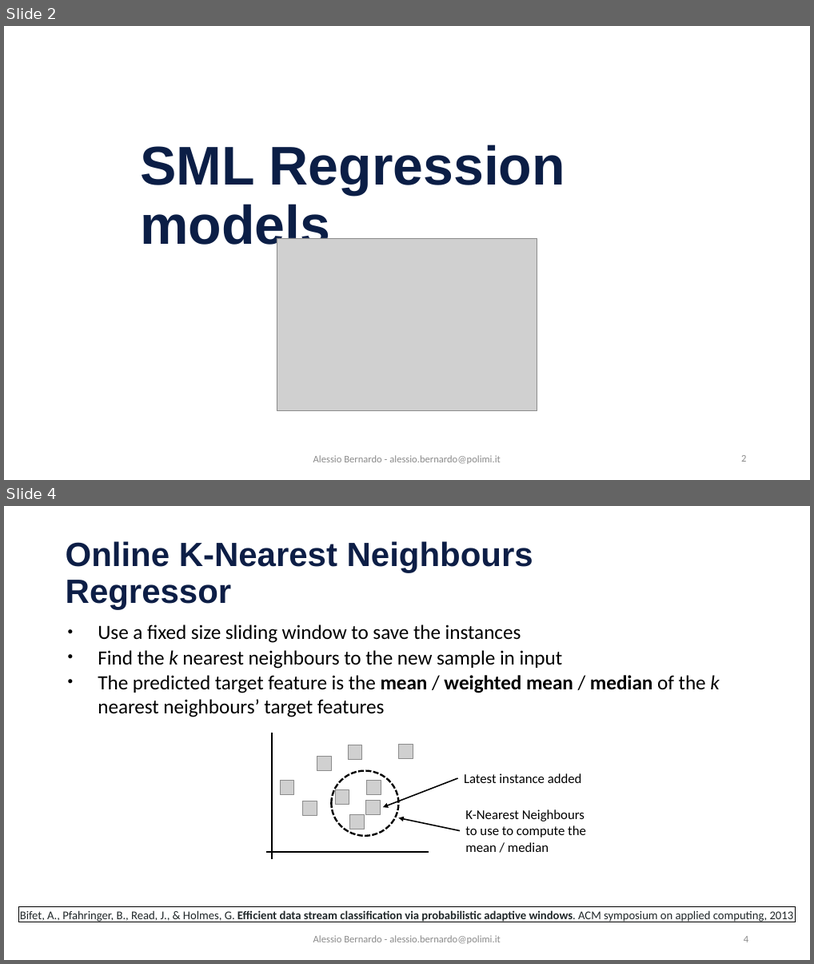
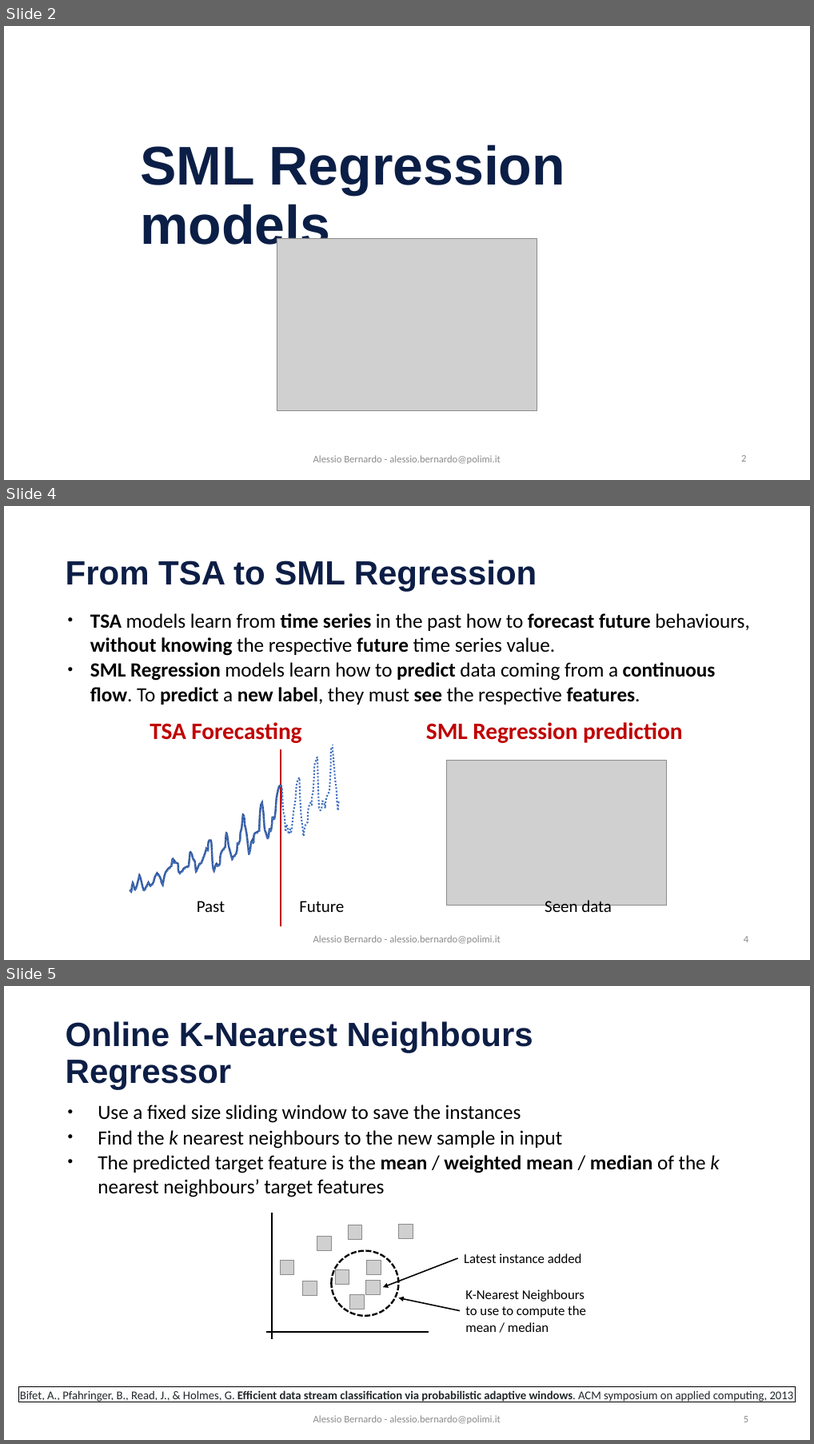
Before and after one commit to emanueledellavalle/streaming-data-analytics, a slide deck: lectures/12_SML_predicting-data-streams/12_3_Regression.pptx. Shown one above the other, each under a label of ours: slides 2 and 4 before the commit, slides 2, 4 and 5 after it; the slides between them are not shown. The pictures are 814x964 and 814x1444 pixels, drawn with LibreOffice and Linux fonts; fonts in the diff are those of the drawing; grey boxes stand for pictures; background and template pictures are left out. Boxes give left, top, right and bottom in pixels: in the first picture for what was removed or moved away, otherwise in the second. Text is boxed around its words. In the diff, an @@ line names an element or a change of style, - is before the commit and + after.

```diff
--- a/lectures/12_SML_predicting-data-streams/12_3_Regression.pptx
+++ b/lectures/12_SML_predicting-data-streams/12_3_Regression.pptx
@@ slide 4 added at <box>4,506,810,960</box>, background #FFFFFF @@
@@ title added at <box>66,560,538,592</box>, 40 pt, text #0D1E46, bold @@
+From TSA to SML Regression
@@ text added at <box>90,613,750,704</box>, 24 pt, text #000000 @@
+• TSA models learn from time series in the past how to forecast future behaviours, without knowing the respective future time series value.
+• SML Regression models learn how to predict data coming from a continuous flow. To predict a new label, they must see the respective features.
@@ text added at <box>150,722,302,743</box>, 28 pt, text #C00000, bold @@
+TSA Forecasting
@@ text added at <box>426,722,682,743</box>, 28 pt, text #C00000, bold @@
+SML Regression prediction
@@ group added at <box>130,745,344,926</box>: 2 texts, 2 freeform shapes, 1 line, 1 rectangle @@
+Past
+Future
@@ picture added at <box>447,760,666,904</box> @@
@@ text added at <box>545,900,612,916</box>, 20 pt, text #000000 @@
+Seen data
@@ text added at <box>314,935,500,944</box>, 12 pt, text #8C8C8C @@
+Alessio Bernardo - alessio.bernardo@polimi.it
@@ page number added at <box>744,936,749,942</box>, 12 pt, text #8C8C8C @@
+4
@@ what was slide 4 is now slide 5 @@
@@ page number at <box>744,1416,749,1422</box>: text changed @@
-4
+5
```
Also in this commit, not shown: 5 other files.
